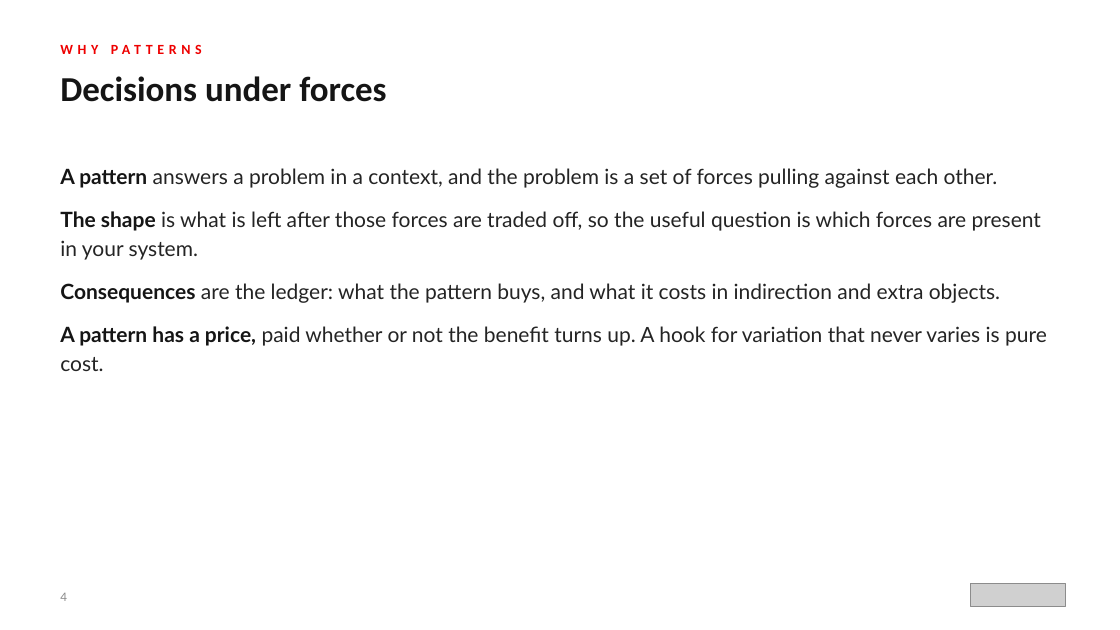
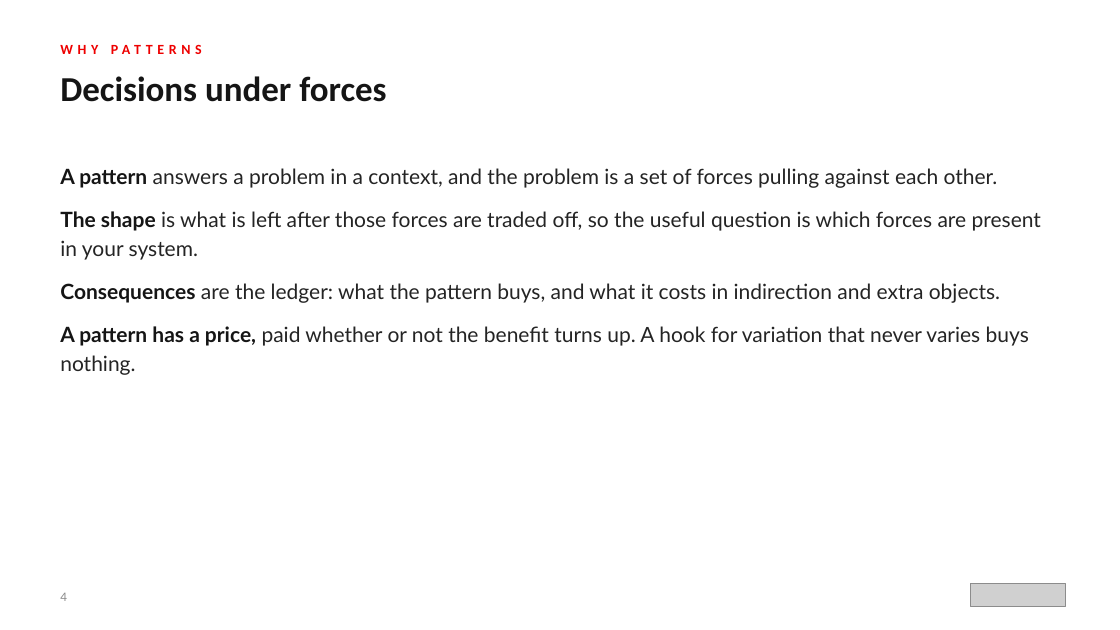
Before and after one commit to patterncatalyst/design-patterns-with-python, a slide deck: slide 4 of presentation/design-patterns-with-python-101-patterns-and-solid.pptx. Drawn at 1120x630 pixels with LibreOffice and Linux fonts; fonts in the diff are those of the drawing; grey boxes stand for pictures. Boxes give left, top, right and bottom in pixels: in the first picture for what was removed or moved away, otherwise in the second. Text is boxed around its words. In the diff, an @@ line names an element or a change of style, - is before the commit and + after.

```diff
--- a/presentation/design-patterns-with-python-101-patterns-and-solid.pptx
+++ b/presentation/design-patterns-with-python-101-patterns-and-solid.pptx
@@ text at <box>60,326,1029,375</box>: text changed @@
-● A pattern has a price, paid whether or not the benefit turns up. A hook for variation that never varies is pure cost.
+● A pattern has a price, paid whether or not the benefit turns up. A hook for variation that never varies buys nothing.
```
Also in this commit, not shown: 13 other slides changed, 3 other files.
